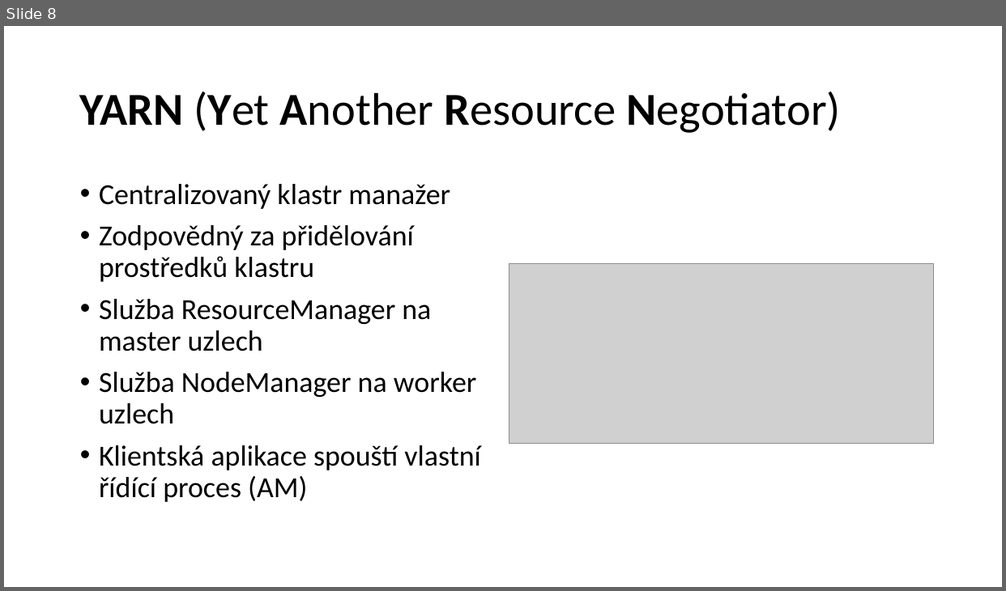
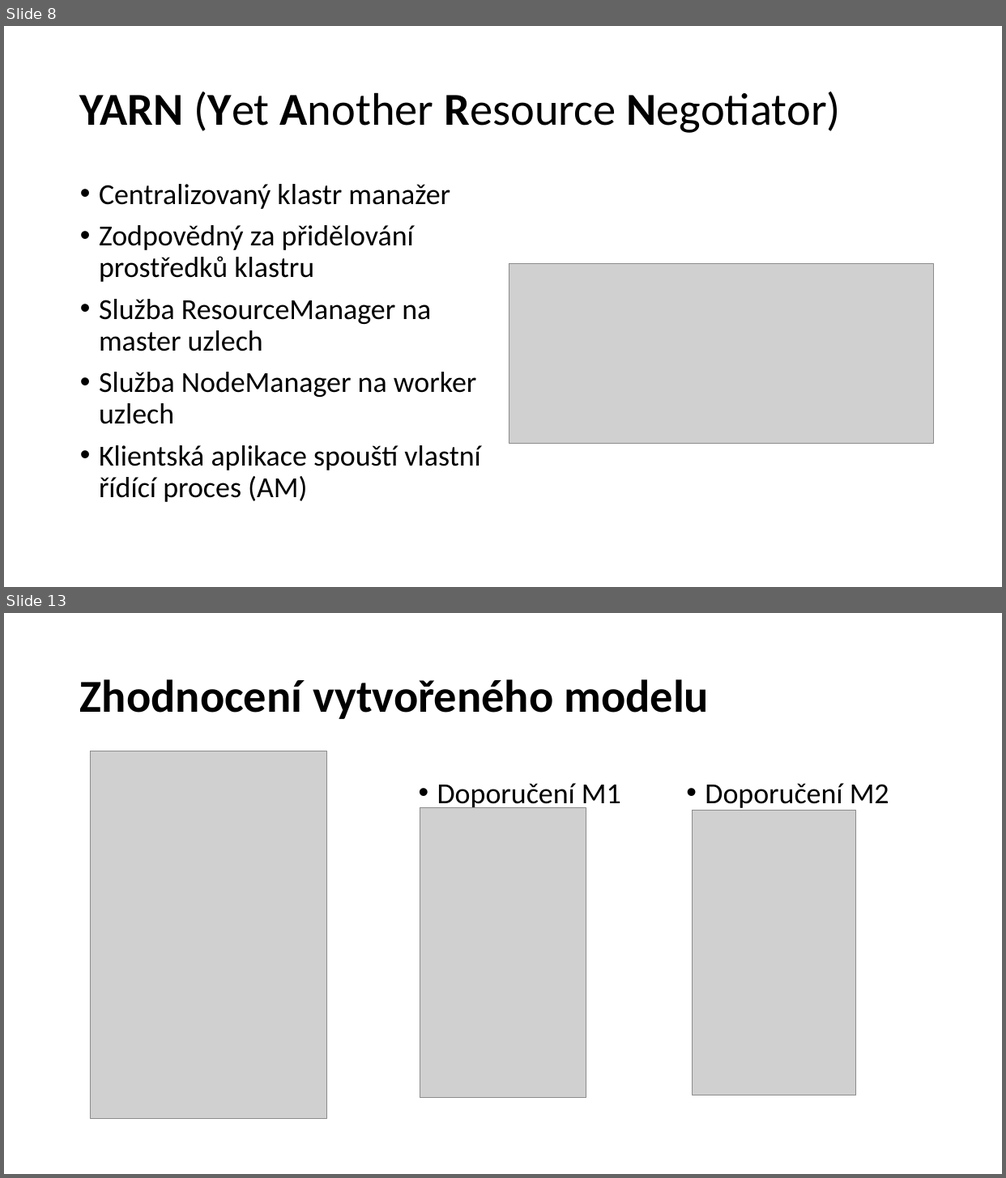
Before and after one commit to barenode/bp, a slide deck: prezentace.pptx. Shown one above the other, each under a label of ours: slide 8 before the commit, slides 8 and 13 after it; the slides between them are not shown. The pictures are 1006x591 and 1006x1178 pixels, drawn with LibreOffice and Linux fonts; fonts in the diff are those of the drawing; grey boxes stand for pictures. Boxes give left, top, right and bottom in pixels: in the first picture for what was removed or moved away, otherwise in the second. Text is boxed around its words. In the diff, an @@ line names an element or a change of style, - is before the commit and + after.

```diff
--- a/prezentace.pptx
+++ b/prezentace.pptx
@@ slide 13 added at bbox=[4, 613, 1002, 1174], background #FFFFFF @@
@@ title added at bbox=[80, 679, 709, 719], 44 pt, text #000000, bold @@
+Zhodnocení vytvořeného modelu
@@ picture added at bbox=[90, 752, 326, 1119] @@
@@ text added at bbox=[437, 783, 621, 811], 28 pt, text #000000 @@
+• Doporučení M1
@@ text added at bbox=[705, 783, 889, 811], 28 pt, text #000000 @@
+• Doporučení M2
@@ picture added at bbox=[420, 807, 586, 1098] @@
@@ picture added at bbox=[692, 810, 857, 1095] @@
```
Also in this commit, not shown: 9 slides changed, 1 other slide added, 5 slides removed, 1 other file.
